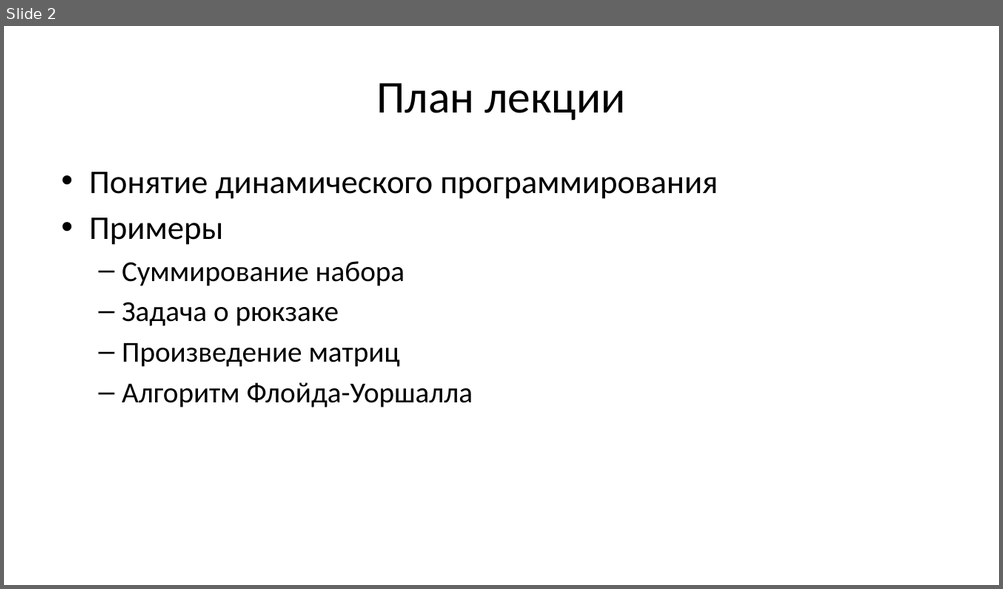
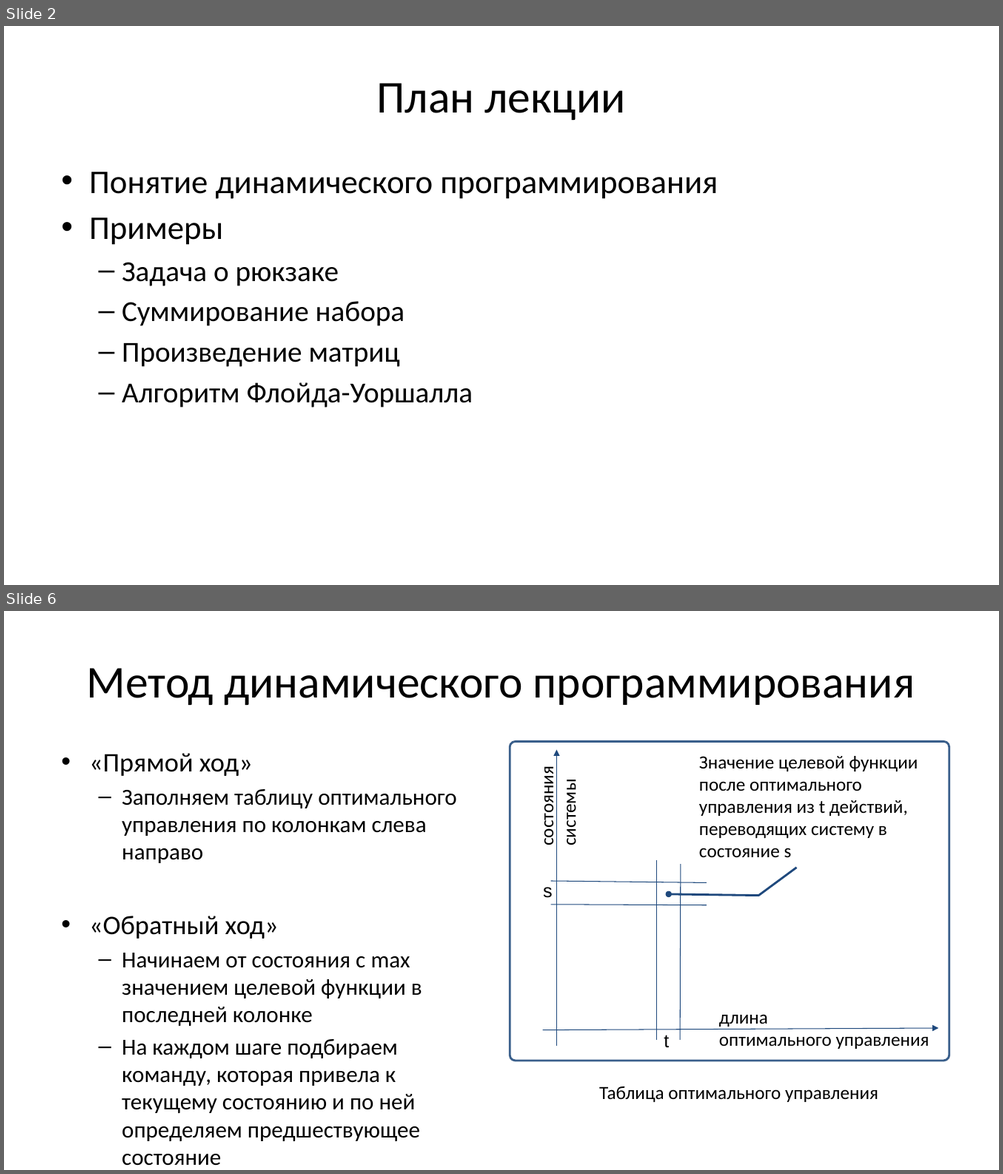
Before and after one commit to Evgueni-Petrov-aka-espetrov/Algorithms-and-Programming-in-C-pptx, a slide deck: 21 Динамическое программирование.pptx. Shown one above the other, each under a label of ours: slide 2 before the commit, slides 2 and 6 after it; the slides between them are not shown. The pictures are 1003x589 and 1003x1174 pixels, drawn with LibreOffice and Linux fonts; fonts in the diff are those of the drawing. Boxes give left, top, right and bottom in pixels: in the first picture for what was removed or moved away, otherwise in the second. Text is boxed around its words. In the diff, an @@ line names an element or a change of style, - is before the commit and + after.

Commit message:
улучшил картинки и псевдо код для задачи о рюкзаке, упаковке и матрицах

```diff
--- a/21 Динамическое программирование.pptx
+++ b/21 Динамическое программирование.pptx
@@ slide 6 added at <box>4,611,999,1170</box>, background #FFFFFF @@
@@ title added at <box>87,668,915,705</box>, 44 pt, text #000000 @@
+Метод динамического программирования
@@ rounded rectangle added at <box>510,741,949,1061</box>, outline #3A5F8C 2 pt @@
@@ group added at <box>535,750,938,1049</box>: 4 lines, 4 texts, 2 arrows, 1 callout @@
+Значение целевой функции после оптимального управления из t действий, переводящих систему в состояние s
+s
+t
+длина
+оптимального управления
+состояния системы
@@ text added at <box>89,789,456,1166</box>, 22.2 pt, text #000000 @@
+• «Прямой ход»
+  – Заполняем таблицу оптимального управления по колонкам слева направо
+• «Обратный ход»
+  – Начинаем от состояния с max значением целевой функции в последней колонке
+  – На каждом шаге подбираем команду, которая привела к текущему состоянию и по ней определяем предшествующее состояние
@@ text added at <box>599,1087,878,1102</box>, 18 pt, text #000000 @@
+Таблица оптимального управления
@@ slide 2 changed as well @@
@@ text at <box>122,262,338,286</box>: paragraph added @@
+  – Задача о рюкзаке
@@ text at <box>122,302,338,326</box>: paragraph removed @@
-  – Задача о рюкзаке
```
Also in this commit, not shown: 16 other slides changed, 11 other slides added, 14 slides removed.
